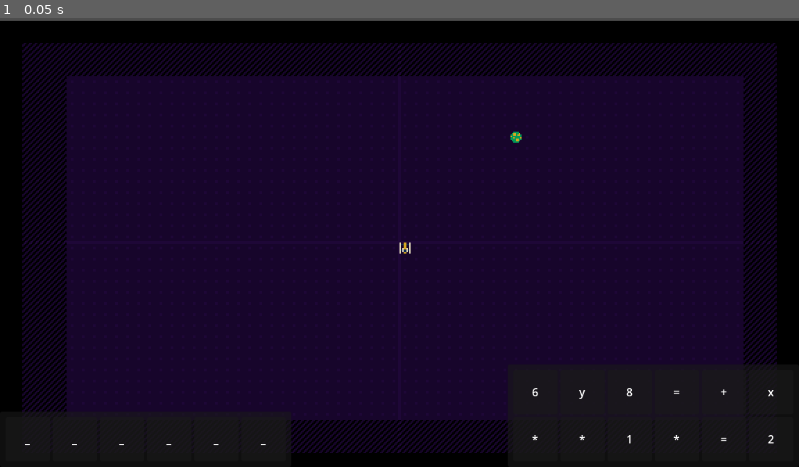
Above: before the commit, frame 1.
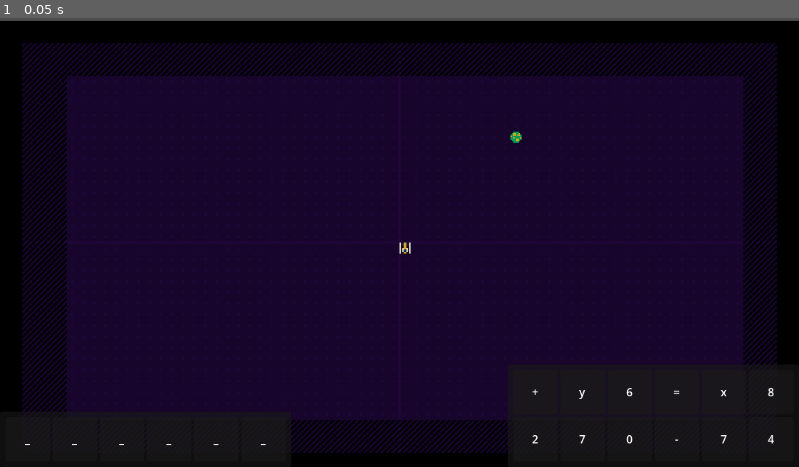
Above: after the commit, the same moment.

Repository: Mackenzie-Beck/FIFA2025
Game: Godot game, scene res://test.tscn
The game is run twice, just before and just after one commit, with the same random seed, the same clock (stepped at 60 frames per second) and the same inputs.
Inputs:
- Up to frame 1 (0.05 s): no input

The runs differ from the first frame. In frame 1, 0.1% of the frame differs, in the area x 66-97%, y 82-95%.

Commit message:
moved _on_slot_clciked to term_set, eventually will do the same for equation_template

Diff:
--- a/UI/term.gd
+++ b/UI/term.gd
@@ -6,7 +6,7 @@
 
 
 
-signal term_clicked(button: int, term_text : String)
+signal term_clicked(index : int, button: int, term_text : String)
 # signal to emit when this term is clicked, inlcude the button mask to allow for right clicks (not sure what purpose)
 
 
@@ -15,7 +15,7 @@
 	and (event.button_index == MOUSE_BUTTON_LEFT\
 	or event.button_index == MOUSE_BUTTON_RIGHT)\
 	and event.is_pressed():
-		term_clicked.emit(event.button_index, term_label.text)
+		term_clicked.emit(get_index(), event.button_index, term_label.text)
 
 
 func set_term_text(text : String) -> void:
--- a/UI/term_interface.gd
+++ b/UI/term_interface.gd
@@ -14,27 +14,14 @@
 		grabbed_term.global_position = get_global_mouse_position() + Vector2(5,5)
 
 
-func _on_term_clicked(button: int, term_text) -> void:
-	match button:
-		1:
-			if grabbed_term.visible == false:
-				grabbed_term.set_term_text(term_text)
-				grabbed_term.visible = !grabbed_term.visible
-				print(term_text)
-		2:
-			print("right click")
-
 
 func set_equation_template(num : int) -> void:
 	equation_template.num_term_slots = num
 	equation_template.update_term_slots()
-	for term in equation_template.term_slots.get_children():
-		term.term_clicked.connect(_on_term_clicked)
+
 
 func set_term_set(equation: String, num: int) -> void:
 	var tokens = []
 	for char in equation:
 		tokens.append(char)
-	term_set.update_term_set(tokens, num)
-	for term in term_set.grid_container.get_children():
-		term.term_clicked.connect(_on_term_clicked)
+	term_set.set_term_set(tokens, num)
--- a/UI/term_interface.tscn
+++ b/UI/term_interface.tscn
@@ -32,3 +32,5 @@
 [node name="GrabbedTerm" parent="." instance=ExtResource("4_efsp5")]
 visible = false
 layout_mode = 0
+offset_right = 64.0
+offset_bottom = 64.0
--- a/UI/term_set.gd
+++ b/UI/term_set.gd
@@ -4,13 +4,18 @@
 const TERM = preload("uid://c3lam4sdf8qcb")
 @onready var grid_container: GridContainer = $MarginContainer/GridContainer
 
+
+
+
 var term_set = [
 	"0", "1", "2", "3", "4", "5", "6", "7", "8", "9",
 	"+", "-", "*", "=",
 ]
 
+func _on_term_clicked(index : int, button: int, term_text : String) -> void:
+	print(index, " ", button, " ", term_text)
 
-func update_term_set(tokens: Array, num: int) -> void:
+func set_term_set(tokens: Array, num: int) -> void:
 	var shuffled_tokens = tokens.duplicate()
 	shuffled_tokens.shuffle()
 
@@ -18,6 +23,7 @@
 		var new_term = TERM.instantiate()
 		new_term.set_term_text(token)
 		grid_container.add_child(new_term)
+		new_term.term_clicked.connect(_on_term_clicked)
 
 	for temp in range(0,tokens.size()):
 		var new_term = TERM.instantiate()
